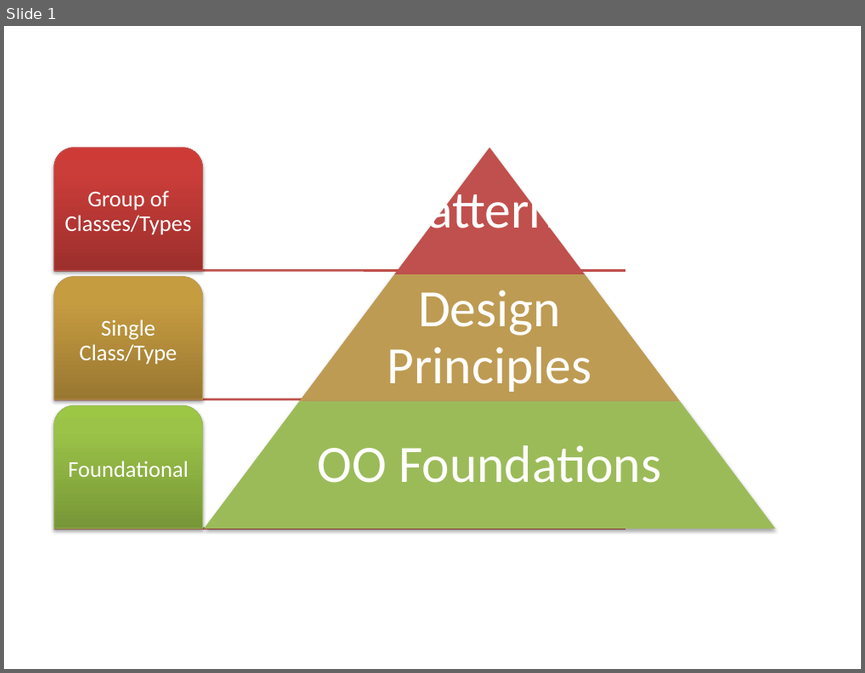
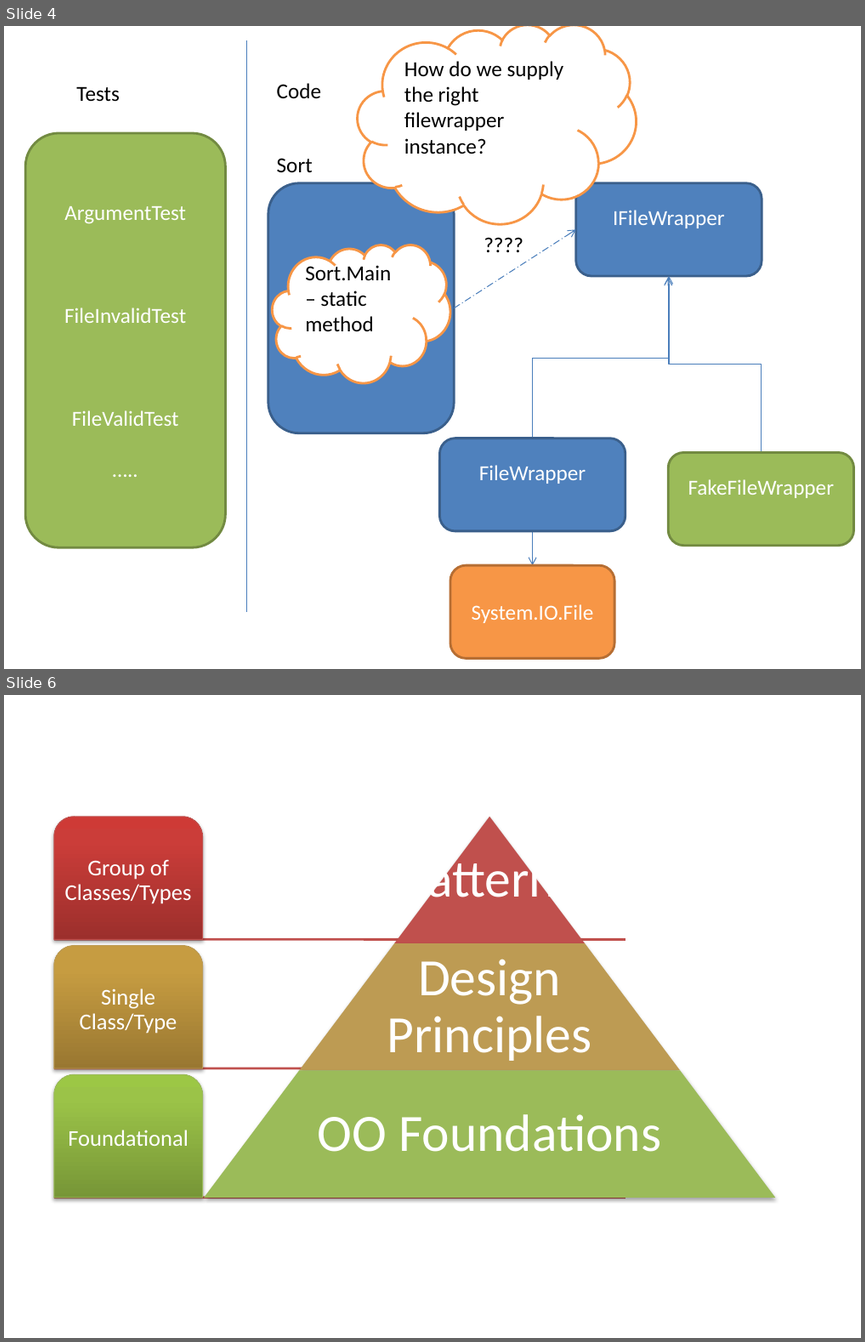
Before and after one commit to raghur/SOLID, a slide deck: images/smartarts.pptx. Shown one above the other, each under a label of ours: slide 1 before the commit, slides 4 and 6 after it; the slides between them are not shown. The pictures are 865x673 and 865x1342 pixels, drawn with LibreOffice and Linux fonts; fonts in the diff are those of the drawing. Boxes give left, top, right and bottom in pixels: in the first picture for what was removed or moved away, otherwise in the second. Text is boxed around its words. In the diff, an @@ line names an element or a change of style, - is before the commit and + after.

```diff
--- a/images/smartarts.pptx
+++ b/images/smartarts.pptx
@@ slide 4 added at [4, 26, 861, 669], background #FFFFFF @@
@@ line added from (246, 40) to (246, 611), #4B7EBC 0.75 pt @@
@@ cloud added at [357, 26, 636, 223], fill #FFFFFF, outline #F79646 2 pt, 18 pt, text #000000 @@
+How do we supply the right filewrapper instance?
@@ text added at [76, 86, 119, 102], 18 pt, text #000000 @@
+Tests
@@ text added at [277, 83, 321, 98], 18 pt, text #000000 @@
+Code
@@ rounded rectangle added at [25, 133, 225, 547], fill #9BBB59, outline #738A42 2 pt, 18 pt, text #FFFFFF @@
+ArgumentTest
+FileInvalidTest
+FileValidTest
+…..
@@ text added at [277, 158, 313, 172], 18 pt, text #000000 @@
+Sort
@@ rounded rectangle added at [268, 182, 454, 433], fill #4F81BD, outline #3A5F8C 2 pt, 18 pt, text #FFFFFF @@
+Sort.Main
@@ rounded rectangle added at [575, 182, 761, 275], fill #4F81BD, outline #3A5F8C 2 pt, 18 pt, text #FFFFFF @@
+IFileWrapper
@@ text added at [475, 227, 533, 261], 18 pt, text #000000 @@
+????
@@ cloud added at [273, 244, 450, 382], fill #FFFFFF, outline #F79646 2 pt, 18 pt, text #000000 @@
+Sort.Main – static method
@@ arrow added from (454, 308) to (575, 230), #4B7EBC 0.75 pt dashed @@
@@ elbow arrow added from (533, 438) to (668, 277), #4B7EBC 0.75 pt @@
@@ elbow arrow added from (760, 453) to (669, 276), #4B7EBC 0.75 pt @@
@@ rounded rectangle added at [439, 438, 625, 531], fill #4F81BD, outline #3A5F8C 2 pt, 18 pt, text #FFFFFF @@
+FileWrapper
@@ rounded rectangle added at [668, 453, 854, 545], fill #9BBB59, outline #738A42 2 pt, 18 pt, text #FFFFFF @@
+FakeFileWrapper
@@ arrow added from (533, 531) to (533, 565), #4B7EBC 0.75 pt @@
@@ rounded rectangle added at [450, 565, 615, 658], fill #F79646, outline #B76F34 2 pt, 18 pt, text #FFFFFF @@
+System.IO.File
@@ what was slide 1 is now slide 6 @@
```
Also in this commit, not shown: 4 other slides added, 1 slide removed, 1 other file.
